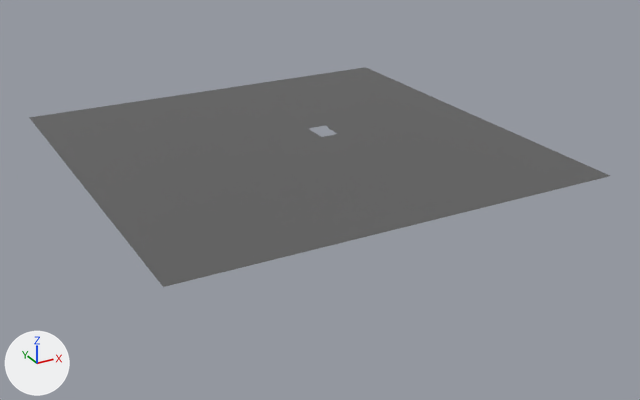
One commit to the glTF model assets/Exportordner/Szene.gltf: the scene before it, then after it.
Both versions are drawn from a 50 mm camera at (-178.0, -348.0, 142.0) aimed at (7.0, -12.0, -26.0). Lighting does not change. The marker at lower left points along +X, +Y and +Z. The first picture is the older version. Where no turn or scale is listed for an object, it has been applied to the vertices.

The first picture shows 'Ground.002'.
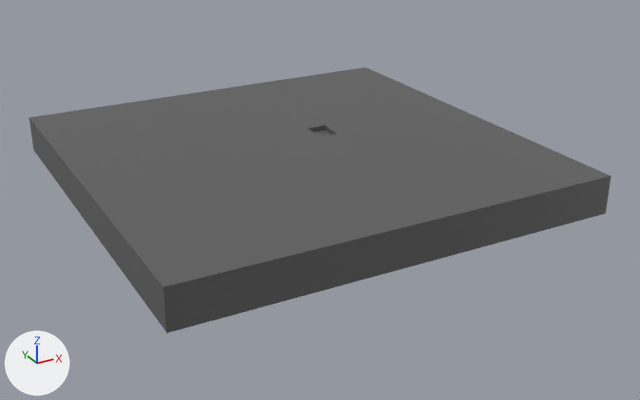
Changed parts and their boxes [x1, y1, x2, y2] in the pictures (640 x 400 px):
'Ground.002', reshaped (21% taller): before [29, 67, 610, 287]; after [29, 67, 611, 333]
part 1 of me_plane_007, built on: before [29, 67, 610, 176]; after [29, 67, 611, 333]

Edits to the bpy script that builds the scene:
```text
Change me_plane_007:
    used by ob_ground_002; location = (0.0, 0.0, -0.5)
    remove me_plane_007.from_pydata(...)  # 10 vertices, 10 faces; spans x -100.0..100.0, y -100.0..100.0, z 0.0
    add me_plane_007.from_pydata(...)  # 72 vertices, 140 faces; spans x -100.0..100.0, y -100.0..100.0, z -18.0..0.0
    me_plane_007 part 1
    2 vertices are removed from x 25.0..26.0, y 13.0, z 0.0
    6 faces are deleted
    2 vertices move within x 16.0..25.0, y 3.0, z 0.0
    64 vertices are added at x -100.0..100.0, y -100.0..100.0, z -18.0..0.0
    136 new faces join them
```
